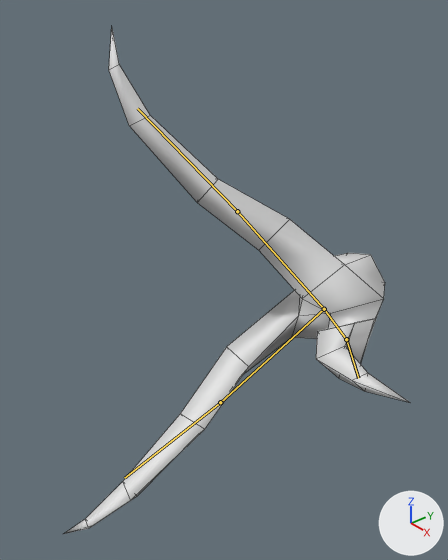
The Blender file RPG/RPG/data/assets/units/shadowspawn/shadowspawn.blend, before and after one commit.
Camera for both pictures: a 50 mm camera at (1.298, -1.562, 1.195) aimed at (0.014, -0.497, 0.299). Arrows for +X, +Y and +Z are at lower right; the lights stay in place. The bones that bend it are drawn over the model as lines. Mesh edges are drawn as thin lines.
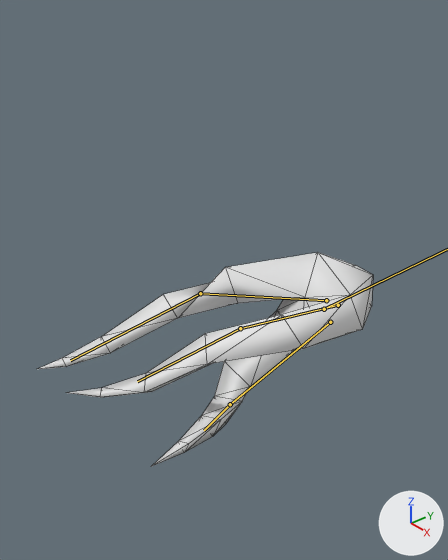
The newer file adds an action. The first version stands in its rest pose; the second is drawn at frame 10 of the action 'airborne'.

What the commit changed:
Bone 'Bone' (bone_bone) moves from (0.0, 0.0, 0.0) to (-0.005, -0.064, 0.013).
Bone 'Bone' (bone_bone) turns from (0, 0, 0) to (56, 0, 95) degrees about its own x, y and z.
Bone 'Bone.001' (bone_bone_001) turns from (0, 0, 0) to (-40, 42, 68) degrees about its own x, y and z.
Bone 'Bone.002' (bone_bone_002) moves from (0.0, 0.0, 0.0) to (-0.038, -0.04, 0.005).
Bone 'Bone.002' (bone_bone_002) turns from (0, 0, 0) to (-39, -178, 14) degrees about its own x, y and z.
Bone 'Bone.003' (bone_bone_003) turns from (0, 0, 0) to (38, 28, 79) degrees about its own x, y and z.
Bone 'Bone.004' (bone_bone_004) moves from (0.0, 0.0, 0.0) to (-0.009, -0.004, 0.03).
Bone 'Bone.004' (bone_bone_004) turns from (0, 0, 0) to (0, 127, -105) degrees about its own x, y and z.
Bone 'Bone.005' (bone_bone_005) turns from (0, 0, 0) to (38, -94, -77) degrees about its own x, y and z.

Where the change shows, as pixel boxes (x1, y1, x2, y2) in the pictures (448 x 560 px):
'Cube', posed (57% shorter): before (64, 29, 409, 534); after (38, 252, 373, 467)
bone 'Bone', root to tip: before (324, 309) to (237, 211); after (330, 322) to (230, 404)
bone 'Bone.001', root to tip: before (237, 211) to (137, 108); after (230, 404) to (204, 430)
bone 'Bone.002', root to tip: before (324, 309) to (220, 402); after (338, 305) to (240, 328)
bone 'Bone.003', root to tip: before (220, 402) to (124, 478); after (240, 328) to (137, 381)
bone 'Bone.004', root to tip: before (324, 309) to (346, 339); after (326, 300) to (200, 293)
bone 'Bone.005', root to tip: before (346, 339) to (358, 378); after (200, 293) to (70, 360)
